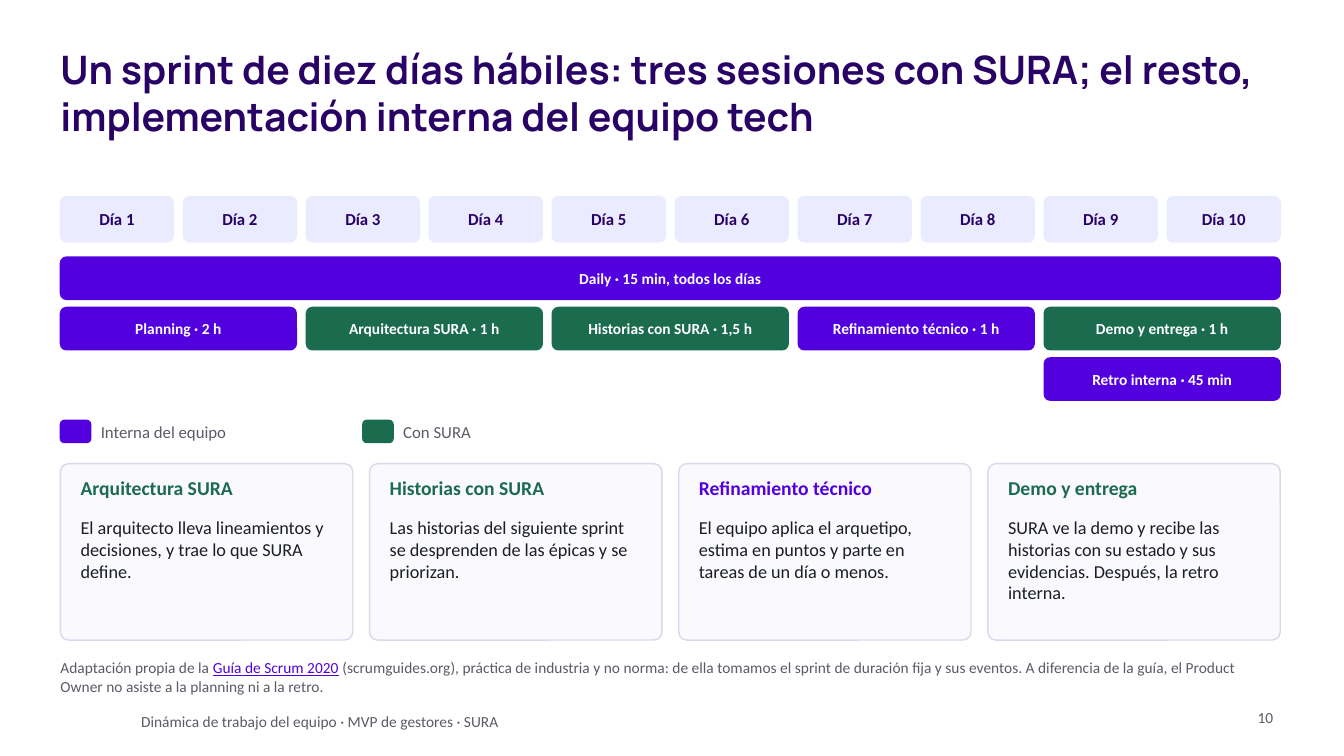
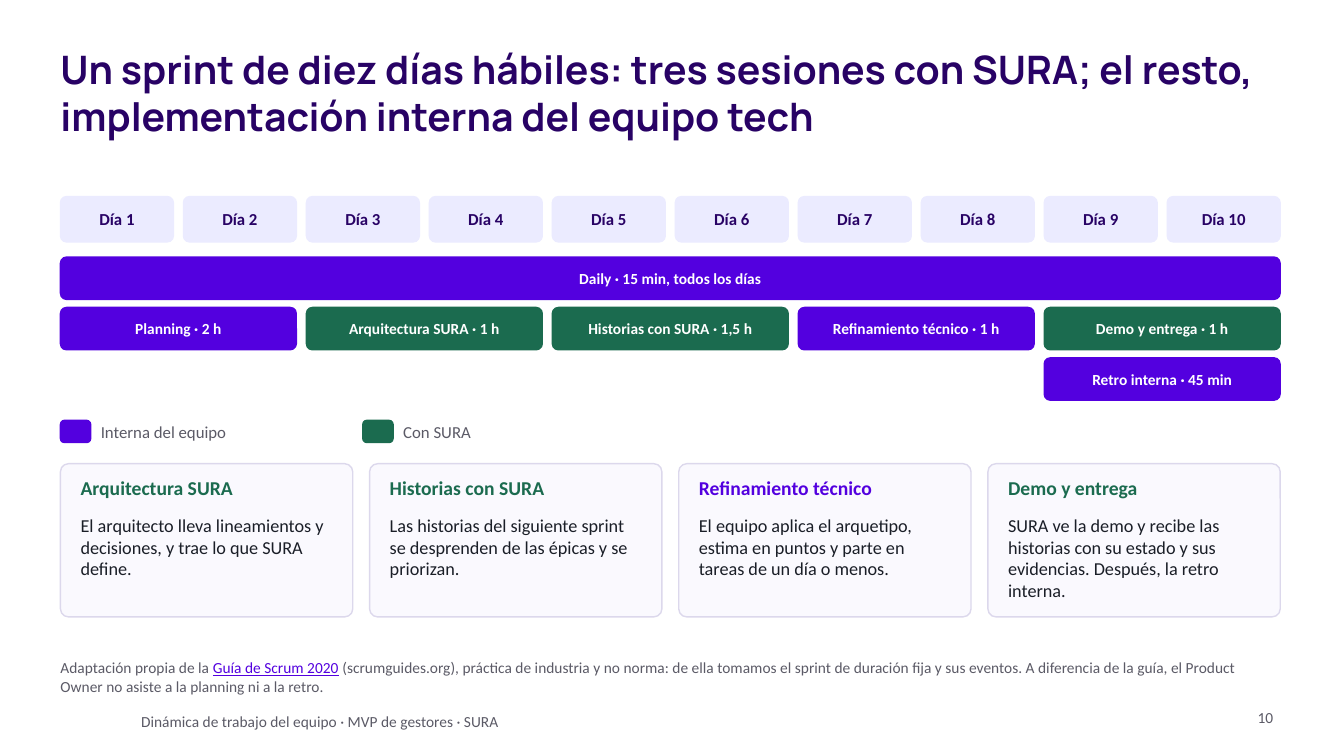
Before and after one commit to didierfrancogomez/propuestas, a slide deck: slide 10 of SURA/gestores-sura/metodologia-trabajo/Tech and Solve - Dinámica de trabajo del equipo.pptx. Drawn at 1344x756 pixels with LibreOffice and Linux fonts; fonts in the diff are those of the drawing; background and template pictures are left out. Boxes give left, top, right and bottom in pixels: in the first picture for what was removed or moved away, otherwise in the second. Text is boxed around its words. In the diff, an @@ line names an element or a change of style, - is before the commit and + after.

```diff
--- a/SURA/gestores-sura/metodologia-trabajo/Tech and Solve - Dinámica de trabajo del equipo.pptx
+++ b/SURA/gestores-sura/metodologia-trabajo/Tech and Solve - Dinámica de trabajo del equipo.pptx
@@ rounded rectangle: place and size @@
-rounded rectangle at <box>60,464,353,640</box>
+rounded rectangle at <box>60,464,353,617</box>
@@ rounded rectangle: place and size @@
-rounded rectangle at <box>370,464,662,640</box>
+rounded rectangle at <box>370,464,662,617</box>
@@ rounded rectangle: place and size @@
-rounded rectangle at <box>679,464,971,640</box>
+rounded rectangle at <box>679,464,971,617</box>
@@ proportions changed in 4 elements at <box>60,464,353,617</box>, <box>370,464,662,617</box>, <box>679,464,971,617</box>, <box>988,464,1280,617</box> @@
@@ rounded rectangle: place and size @@
-rounded rectangle at <box>988,464,1280,640</box>
+rounded rectangle at <box>988,464,1280,617</box>
```
Also in this commit, not shown: 5 other slides changed, 5 other files.
